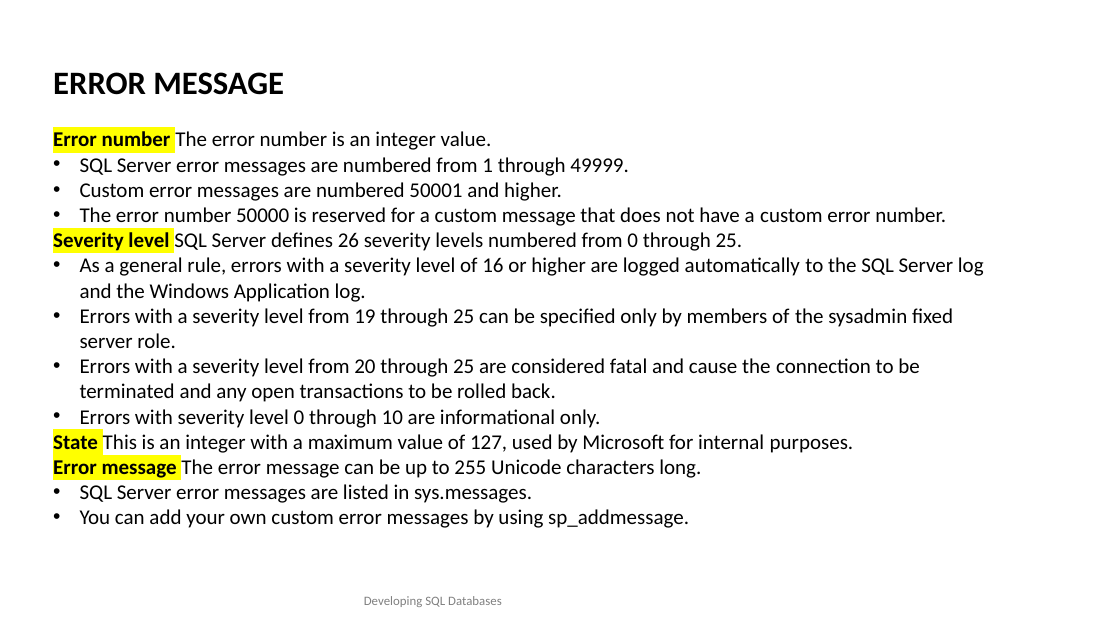
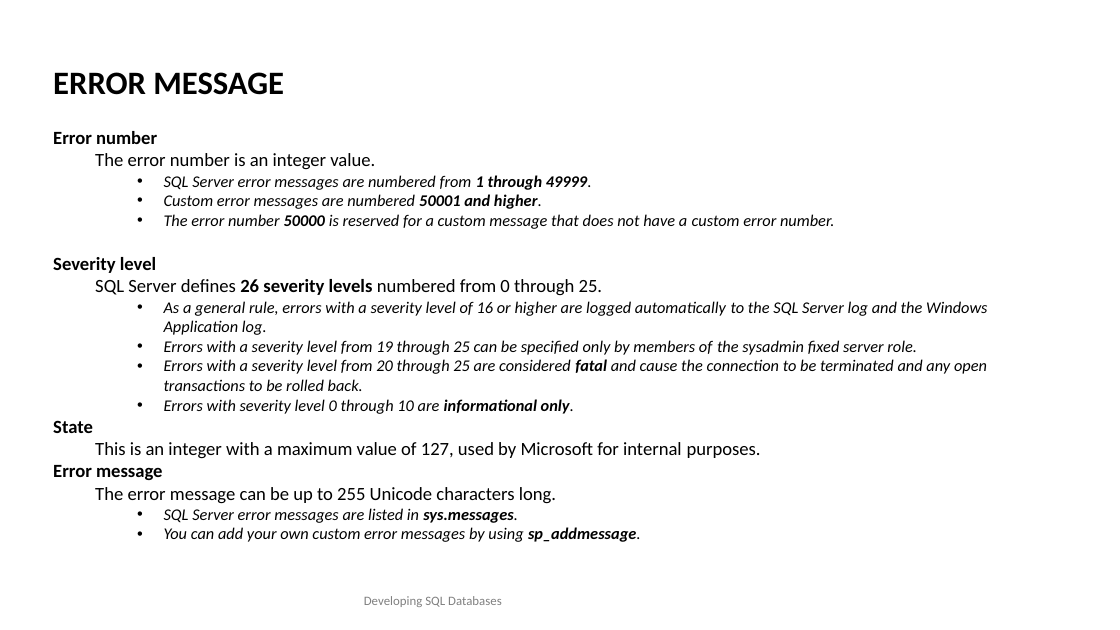
Before and after one commit to TKostyrka/70762DevSQLDB, a slide deck: slide 2 of DEVSQL_14_ErrorHandling/DEVSQL_14_ErrorHandling.pptx (slide 3 before the commit). Drawn at 1120x630 pixels with LibreOffice and Linux fonts; fonts in the diff are those of the drawing. Boxes give left, top, right and bottom in pixels: in the first picture for what was removed or moved away, otherwise in the second. Text is boxed around its words. In the diff, an @@ line names an element or a change of style, - is before the commit and + after.

Commit message:
14, 16 pptx done

```diff
--- a/DEVSQL_14_ErrorHandling/DEVSQL_14_ErrorHandling.pptx
+++ b/DEVSQL_14_ErrorHandling/DEVSQL_14_ErrorHandling.pptx
@@ text at (53,131,375,169): text changed; size 18 to 16 pt @@
-Error number The error number is an integer value.
+Error number
+  The error number is an integer value.
@@ text at (164,175,988,542): size 18 to 14 pt, italic on in "SQL Server error messages are numbered from ...", "Custom error messages are numbered 50001 and ...", "The error number 50000 is reserved for ...", "As a general rule, errors with a ..." and 5 more places; bold on in "1 through 49999.", "50001 and higher.", "50000", "fatal" and 3 more places; list level 1 to 3 in "SQL Server error messages are ..."; list level 1 to 3 in "Custom error messages are numbered ..."; list level 1 to 3 in "The error number 50000 is ..."; list level 1 to 3 in "As a general rule, errors ..."; list level 1 to 3 in "Errors with a severity level ..."; list level 1 to 3 in "Errors with severity level 0 ..."; list level 1 to 3 in "You can add your own ..." @@
@@ text at (53,257,603,295): text changed; size 18 to 16 pt @@
-Severity level SQL Server defines 26 severity levels numbered from 0 through 25.
+Severity level
+  SQL Server defines 26 severity levels numbered from 0 through 25.
@@ text at (53,442,761,504): text changed; size 18 to 16 pt @@
-State This is an integer with a maximum value of 127, used by Microsoft for internal purposes.
-Error message The error message can be up to 255 Unicode characters long.
+State
+This is an integer with a maximum value of 127, used by Microsoft for internal purposes.
+Error message
+  The error message can be up to 255 Unicode characters long.
```
Also in this commit, not shown: 7 other slides changed, 1 slide removed, 3 other files.
